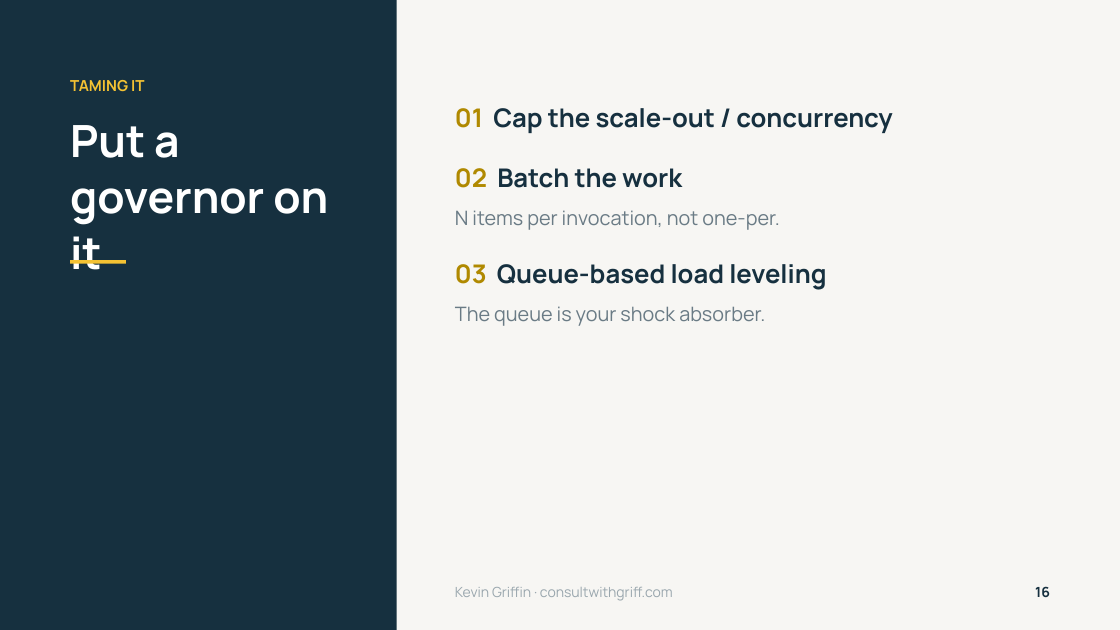
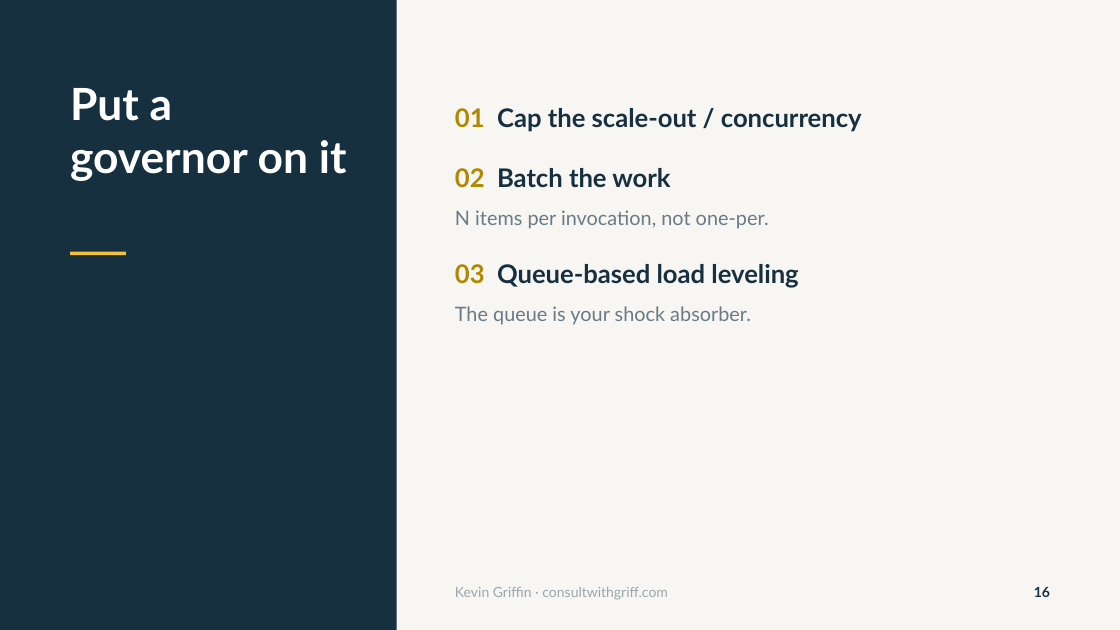
Before and after one commit to 1kevgriff/my-8000-serverless-mistake, a slide deck: slide 16 of slides/My $8000 Serverless Mistake v2.pptx. Drawn at 1120x630 pixels with LibreOffice and Linux fonts; fonts in the diff are those of the drawing. Boxes give left, top, right and bottom in pixels: in the first picture for what was removed or moved away, otherwise in the second. Text is boxed around its words. In the diff, an @@ line names an element or a change of style, - is before the commit and + after.

```diff
--- a/slides/My $8000 Serverless Mistake v2.pptx
+++ b/slides/My $8000 Serverless Mistake v2.pptx
@@ text at (70, 80, 144, 92): paragraph removed @@
-TAMING IT
@@ text "Put a governor on it" at (70, 88, 347, 181): font Manrope to Lato; line spacing 1.05 to 1; less space between paragraphs @@
@@ rectangle: place and size @@
-rectangle at (70, 260, 126, 264)
+rectangle at (70, 252, 126, 255)
@@ font Manrope to Lato in 3 elements at (455, 108, 862, 325), (455, 587, 668, 600), (1034, 587, 1050, 597) @@
```
Also in this commit, not shown: 41 other slides changed, 4 other files.
